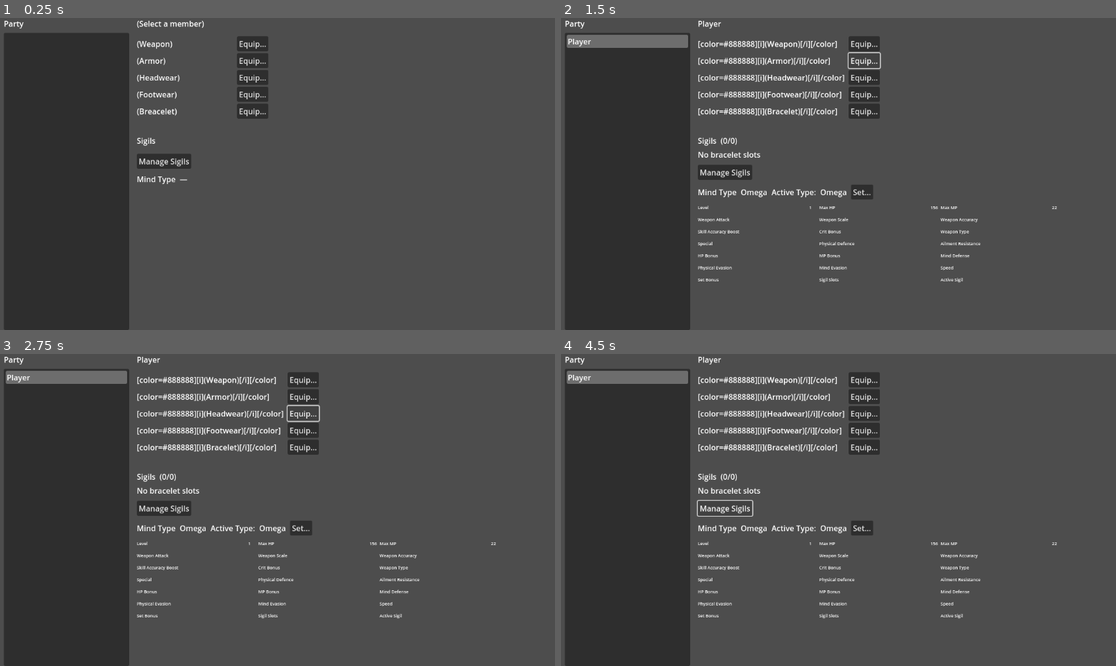
Above: before the commit, frames 1-4 (two rows, left to right).
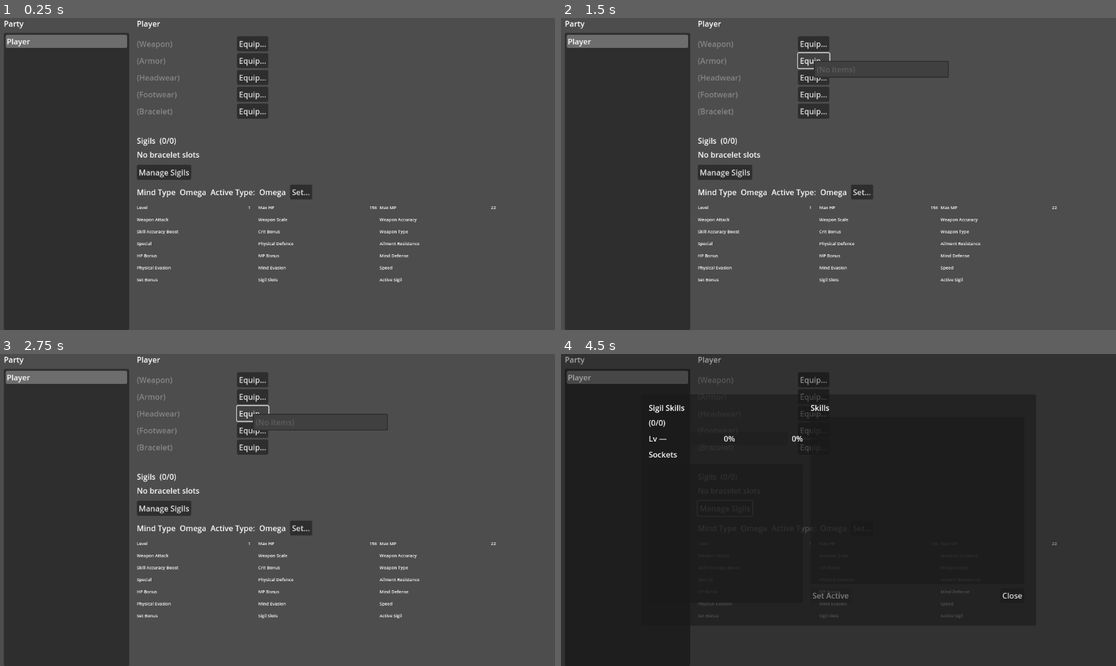
Above: after the commit, the same moments.

Repository: Cristal-Lucina/Psyokin
Game: Godot game, scene res://scenes/main_menu/panels/LoadoutPanel.tscn
The game is run twice, just before and just after one commit, with the same random seed, the same clock (stepped at 60 frames per second) and the same inputs. This scene is started directly instead of the project's main scene.
Inputs:
- Up to frame 1 (0.25 s): no input
- Up to frame 2 (1.5 s): click "Equip…" at 0.5 s; click "Equip…" at 1.25 s
- Up to frame 3 (2.75 s): click "Equip…" at 2 s
- Up to frame 4 (4.5 s): click "Equip…" at 2.75 s; click "Equip…" at 3.5 s; click "Manage Sigils" at 4.25 s

The runs differ from the first frame. In frame 1, 3.3% of the frame differs, in the area x 1-90%, y 0-85%; in frame 2, 3.2%; in frame 3, 3.2%; in frame 4, 78%, in the area x 0-100%, y 0-100%.
Error before the commit: Invalid assignment of property or key 'bbcode_enabled' with value of type 'bool' on a base object of type 'Label'. (res://scripts/main_menu/panels/LoadoutPanel…

Commit message:
Fix LoadoutPanel crash from invalid bbcode_enabled property
Fixed crash caused by attempting to set bbcode_enabled on Label nodes
(this property only exists on RichTextLabel nodes).

Changes:
- Removed bbcode_enabled lines that caused the crash
- Created _set_slot_value() function to handle slot display logic
- Use add_theme_color_override() to apply grey color to empty slots
- Use remove_theme_color_override() to restore normal color for equipped items

Empty slots now display in grey text (italic formatting requires RichTextLabel
or custom font, not implemented to avoid further scene changes).

🤖 Generated with [Claude Code](https://claude.com/claude-code)

Co-Authored-By: Claude <noreply@anthropic.com>

Diff:
--- a/scripts/main_menu/panels/LoadoutPanel.gd
+++ b/scripts/main_menu/panels/LoadoutPanel.gd
@@ -119,13 +119,6 @@
 	_eq    = get_node_or_null("/root/aEquipmentSystem")
 	_stats = get_node_or_null("/root/aStatsSystem")
 
-	# Enable BBCode on equipment value labels for formatting empty slots
-	if _w_val: _w_val.bbcode_enabled = true
-	if _a_val: _a_val.bbcode_enabled = true
-	if _h_val: _h_val.bbcode_enabled = true
-	if _f_val: _f_val.bbcode_enabled = true
-	if _b_val: _b_val.bbcode_enabled = true
-
 	if _w_btn: _w_btn.pressed.connect(Callable(self, "_on_slot_button").bind("weapon"))
 	if _a_btn: _a_btn.pressed.connect(Callable(self, "_on_slot_button").bind("armor"))
 	if _h_btn: _h_btn.pressed.connect(Callable(self, "_on_slot_button").bind("head"))
@@ -194,11 +187,11 @@
 	if cur == "":
 		return
 	var equip: Dictionary = _fetch_equip_for(cur)
-	_w_val.text = _pretty_item_with_slot(String(equip.get("weapon","")), "weapon")
-	_a_val.text = _pretty_item_with_slot(String(equip.get("armor","")), "armor")
-	_h_val.text = _pretty_item_with_slot(String(equip.get("head","")), "head")
-	_f_val.text = _pretty_item_with_slot(String(equip.get("foot","")), "foot")
-	_b_val.text = _pretty_item_with_slot(String(equip.get("bracelet","")), "bracelet")
+	_set_slot_value(_w_val, String(equip.get("weapon","")), "weapon")
+	_set_slot_value(_a_val, String(equip.get("armor","")), "armor")
+	_set_slot_value(_h_val, String(equip.get("head","")), "head")
+	_set_slot_value(_f_val, String(equip.get("foot","")), "foot")
+	_set_slot_value(_b_val, String(equip.get("bracelet","")), "bracelet")
 	_rebuild_stats_grid(cur, equip)
 	_rebuild_sigils(cur)
 	_refresh_mind_row(cur)
@@ -649,8 +642,12 @@
 		if typeof(v) == TYPE_STRING: return String(v)
 	return id
 
-func _pretty_item_with_slot(id: String, slot: String) -> String:
+func _set_slot_value(label: Label, id: String, slot: String) -> void:
+	if label == null:
+		return
+
 	if id == "" or id == "—":
+		# Empty slot - show placeholder with grey color
 		var placeholder: String = ""
 		match slot:
 			"weapon": placeholder = "(Weapon)"
@@ -658,13 +655,21 @@
 			"head": placeholder = "(Headwear)"
 			"foot": placeholder = "(Footwear)"
 			"bracelet": placeholder = "(Bracelet)"
-			_: return "—"
-		# Return greyed out italic text using BBCode
-		return "[color=#888888][i]%s[/i][/color]" % placeholder
-	if _eq and _eq.has_method("get_item_display_name"):
-		var v: Variant = _eq.call("get_item_display_name", id)
-		if typeof(v) == TYPE_STRING: return String(v)
-	return id
+			_: placeholder = "—"
+
+		label.text = placeholder
+		# Set grey color using theme override
+		label.add_theme_color_override("font_color", Color(0.533, 0.533, 0.533))
+	else:
+		# Has equipment - show item name with normal color
+		var item_name: String = id
+		if _eq and _eq.has_method("get_item_display_name"):
+			var v: Variant = _eq.call("get_item_display_name", id)
+			if typeof(v) == TYPE_STRING: item_name = String(v)
+
+		label.text = item_name
+		# Remove color override to use default theme color
+		label.remove_theme_color_override("font_color")
 
 func _list_equippable(member_token: String, slot: String) -> PackedStringArray:
 	if _eq and _eq.has_method("list_equippable"):
